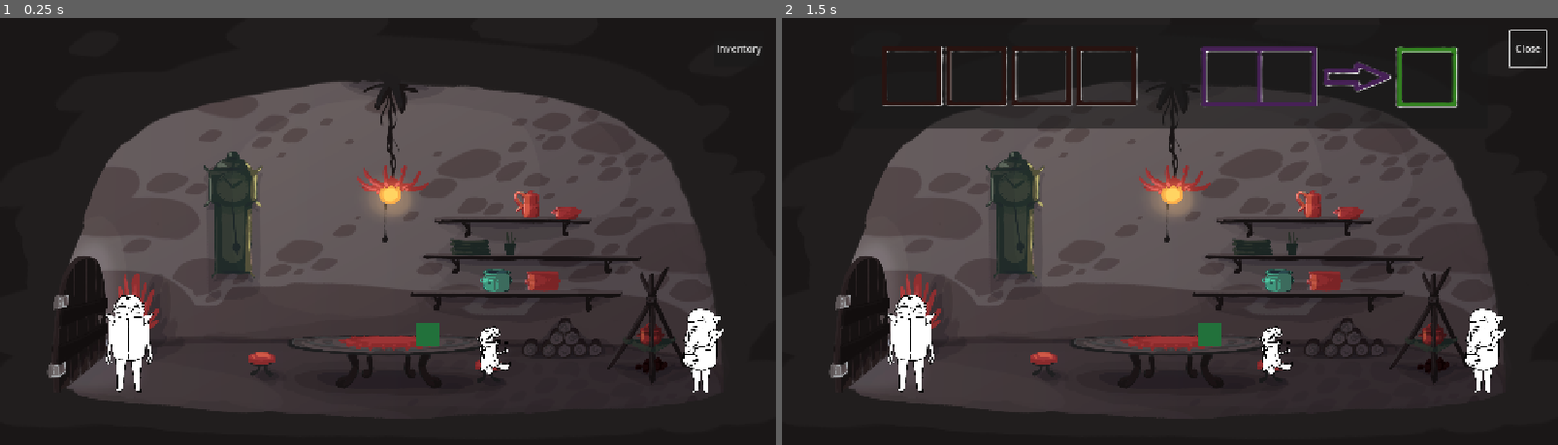
Above: before the commit, frames 1-2 (left to right).
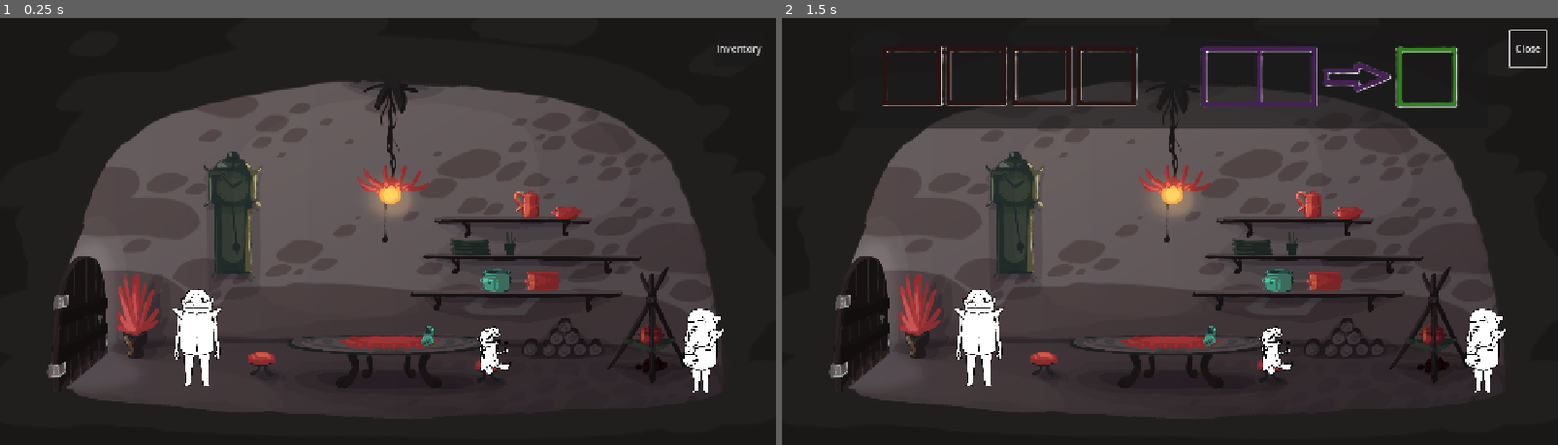
Above: after the commit, the same moments.

Repository: Rudolf-s-gang/projekt-1
Game: Godot game, scene res://scenes/game.tscn
Two runs of this game, one before a commit and one after it. Both use one fixed random seed, a clock stepped at 60 frames per second and the inputs below.
Inputs (mouse positions are in pixels of both pictures, inside the frame that each line leads up to):
- Up to frame 1 (0.25 s): no input
- Up to frame 2 (1.5 s): click "Inventory" at 0.5 s; move the mouse to (1340, 214) at 1.27 s; click (1340, 214) at 1.42 s

The runs differ from the first frame. In frame 1, 1.9% of the frame differs, in the area x 13-57%, y 63-88%; in frame 2, 1.9%.

Commit message:
feat: connect first room mechanics

Diff:
--- a/scenes/game.tscn
+++ b/scenes/game.tscn
@@ -24,6 +24,7 @@
 [ext_resource type="Texture2D" uid="uid://dd4874wq2youl" path="res://assets/sprites/animace/hodiny/hodiny_frame9.png" id="13_qouja"]
 [ext_resource type="Texture2D" uid="uid://bummay1euntbv" path="res://assets/sprites/vizuály/Inventar.png" id="23_bt5mj"]
 [ext_resource type="Script" uid="uid://dh5nb45bx3dxy" path="res://scripts/inventář.gd" id="23_e1j6l"]
+[ext_resource type="Texture2D" uid="uid://dsmogyxefrp54" path="res://assets/sprites/vizuály/soska.png" id="23_pl11u"]
 
 [sub_resource type="NavigationPolygon" id="NavigationPolygon_yqjtg"]
 vertices = PackedVector2Array(-3164.22, 580.922, -4140.66, 519.367, -3918.85, 418.539, -3129.52, 341.344, -2970.29, 465.352, -1453.15, 594.242, -1321.55, 494.328, 65.2891, 523.641, -48.4766, 436.617, 59.1484, 444.727, -288.578, 501.172, -674.492, 436.453, -1112.67, 398.953)
@@ -161,10 +162,8 @@
 [sub_resource type="RectangleShape2D" id="RectangleShape2D_vtaks"]
 size = Vector2(76, 195)
 
-[sub_resource type="CanvasTexture" id="CanvasTexture_37s47"]
-
 [sub_resource type="RectangleShape2D" id="RectangleShape2D_bt5mj"]
-size = Vector2(40, 39)
+size = Vector2(22, 39)
 
 [node name="Game" type="Node2D"]
 position = Vector2(639, 407)
@@ -172,7 +171,8 @@
 
 [node name="Player" parent="." instance=ExtResource("1_uwrxv")]
 visibility_layer = 513
-position = Vector2(-449, 315)
+z_index = 1
+position = Vector2(-331, 306)
 
 [node name="pozadí" type="Sprite2D" parent="."]
 z_index = -10
@@ -186,63 +186,131 @@
 scale = Vector2(0.262911, 0.450143)
 navigation_polygon = SubResource("NavigationPolygon_yqjtg")
 
-[node name="Hodiny" type="Area2D" parent="."]
-position = Vector2(-270, 14)
+[node name="Camera2D" type="Camera2D" parent="."]
+position = Vector2(-0.876221, 0)
+offset = Vector2(0, 50)
+zoom = Vector2(0.95, 0.95)
+
+[node name="interakce" type="Node" parent="."]
+
+[node name="Hodiny" type="Area2D" parent="interakce"]
+position = Vector2(369, 421)
 collision_layer = 2
 collision_mask = 0
 
-[node name="CollisionShape2D" type="CollisionShape2D" parent="Hodiny"]
+[node name="CollisionShape2D" type="CollisionShape2D" parent="interakce/Hodiny"]
 visible = false
 shape = SubResource("RectangleShape2D_yqjtg")
 
-[node name="AnimatedSprite2D" type="AnimatedSprite2D" parent="Hodiny"]
+[node name="AnimatedSprite2D" type="AnimatedSprite2D" parent="interakce/Hodiny"]
 position = Vector2(-2, 19)
 scale = Vector2(0.6, 0.6)
 sprite_frames = SubResource("SpriteFrames_pr1ej")
 autoplay = "default"
 frame_progress = 0.942104
 
-[node name="hrnec" parent="." instance=ExtResource("4_lbhrr")]
-position = Vector2(267, 122)
-
-[node name="CollisionShape2D" type="CollisionShape2D" parent="hrnec"]
+[node name="hrnec" parent="interakce" instance=ExtResource("4_lbhrr")]
+position = Vector2(906, 529)
+
+[node name="CollisionShape2D" type="CollisionShape2D" parent="interakce/hrnec"]
 position = Vector2(-79, 0)
 shape = SubResource("RectangleShape2D_iywne")
 
-[node name="Sprite2D" type="Sprite2D" parent="hrnec"]
+[node name="Sprite2D" type="Sprite2D" parent="interakce/hrnec"]
 position = Vector2(-80, 2)
 scale = Vector2(0.2, 0.2)
 texture = ExtResource("5_kvpfn")
 
-[node name="RodinaInterakce" parent="." groups=["family_dialogue"] instance=ExtResource("4_lbhrr")]
-position = Vector2(127, 62)
-
-[node name="Sprite2D" type="Sprite2D" parent="RodinaInterakce"]
+[node name="RodinaInterakce" parent="interakce" groups=["family_dialogue"] instance=ExtResource("4_lbhrr")]
+position = Vector2(766, 469)
+
+[node name="Sprite2D" type="Sprite2D" parent="interakce/RodinaInterakce"]
 position = Vector2(407, 170)
 scale = Vector2(0.12, 0.119)
 texture = ExtResource("6_kvpfn")
 
-[node name="CollisionShape2D" type="CollisionShape2D" parent="RodinaInterakce"]
+[node name="CollisionShape2D" type="CollisionShape2D" parent="interakce/RodinaInterakce"]
 position = Vector2(414, 186)
 scale = Vector2(0.0809247, 0.0800042)
 shape = SubResource("RectangleShape2D_p57ef")
 
-[node name="InteractionPoint" type="Marker2D" parent="RodinaInterakce"]
+[node name="InteractionPoint" type="Marker2D" parent="interakce/RodinaInterakce"]
 position = Vector2(218, 244)
 
-[node name="Sprite2D2" type="Sprite2D" parent="RodinaInterakce"]
+[node name="Sprite2D2" type="Sprite2D" parent="interakce/RodinaInterakce"]
 position = Vector2(61, 182)
 scale = Vector2(0.12, 0.12)
 texture = ExtResource("7_dinhu")
 
-[node name="CollisionShape2D2" type="CollisionShape2D" parent="RodinaInterakce"]
+[node name="CollisionShape2D2" type="CollisionShape2D" parent="interakce/RodinaInterakce"]
 position = Vector2(52.5, 184.75)
 shape = SubResource("RectangleShape2D_dinhu")
 
-[node name="DialogueUI" type="CanvasLayer" parent="."]
+[node name="dveře" parent="interakce" instance=ExtResource("4_lbhrr")]
+position = Vector2(639, 407)
+
+[node name="AnimatedSprite2D" type="AnimatedSprite2D" parent="interakce/dveře"]
+position = Vector2(-526, 190)
+scale = Vector2(0.65, 0.65)
+sprite_frames = SubResource("SpriteFrames_ssvqc")
+
+[node name="dveře-kolize" type="CollisionShape2D" parent="interakce/dveře"]
+position = Vector2(-534, 192)
+shape = SubResource("RectangleShape2D_vtaks")
+
+[node name="hračka" parent="interakce" instance=ExtResource("4_lbhrr")]
+position = Vector2(707, 630)
+
+[node name="Sprite2D" type="Sprite2D" parent="interakce/hračka"]
+scale = Vector2(0.12, 0.12)
+texture = ExtResource("23_pl11u")
+
+[node name="CollisionShape2D" type="CollisionShape2D" parent="interakce/hračka"]
+position = Vector2(0, -2)
+shape = SubResource("RectangleShape2D_bt5mj")
+
+[node name="textová okna" type="Node" parent="."]
+
+[node name="Inventář" type="CanvasLayer" parent="textová okna"]
+script = ExtResource("23_e1j6l")
+
+[node name="inventář-tlačítko" type="Button" parent="textová okna/Inventář"]
+anchors_preset = 1
+anchor_left = 1.0
+anchor_right = 1.0
+offset_left = -80.0
+offset_top = 20.0
+offset_right = -20.0
+offset_bottom = 80.0
+grow_horizontal = 0
+text = "Inventory"
+
+[node name="InventoryBackground" type="PanelContainer" parent="textová okna/Inventář"]
+visible = false
+anchors_preset = 5
+anchor_left = 0.5
+anchor_right = 0.5
+offset_left = -523.5
+offset_top = 10.0
+offset_right = 523.5
+offset_bottom = 182.0
+grow_horizontal = 2
+
+[node name="InventoryMargin" type="MarginContainer" parent="textová okna/Inventář/InventoryBackground"]
+layout_mode = 2
+theme_override_constants/margin_left = 40
+theme_override_constants/margin_top = 30
+theme_override_constants/margin_right = 40
+theme_override_constants/margin_bottom = 30
+
+[node name="InventoryPanel" type="TextureRect" parent="textová okna/Inventář/InventoryBackground/InventoryMargin"]
+layout_mode = 2
+texture = ExtResource("23_bt5mj")
+
+[node name="DialogueUI" type="CanvasLayer" parent="textová okna"]
 script = ExtResource("6_p57ef")
 
-[node name="DialoguePanel" type="PanelContainer" parent="DialogueUI"]
+[node name="DialoguePanel" type="PanelContainer" parent="textová okna/DialogueUI"]
 anchors_preset = 12
 anchor_top = 1.0
 anchor_right = 1.0
@@ -256,97 +324,28 @@
 size_flags_horizontal = 4
 size_flags_vertical = 8
 
-[node name="MarginContainer" type="MarginContainer" parent="DialogueUI/DialoguePanel"]
+[node name="MarginContainer" type="MarginContainer" parent="textová okna/DialogueUI/DialoguePanel"]
 layout_mode = 2
 theme_override_constants/margin_left = 20
 theme_override_constants/margin_top = 15
 theme_override_constants/margin_right = 20
 theme_override_constants/margin_bottom = 15
 
-[node name="VBoxContainer" type="VBoxContainer" parent="DialogueUI/DialoguePanel/MarginContainer"]
-layout_mode = 2
-
-[node name="SpeakerLabel" type="Label" parent="DialogueUI/DialoguePanel/MarginContainer/VBoxContainer"]
+[node name="VBoxContainer" type="VBoxContainer" parent="textová okna/DialogueUI/DialoguePanel/MarginContainer"]
+layout_mode = 2
+
+[node name="SpeakerLabel" type="Label" parent="textová okna/DialogueUI/DialoguePanel/MarginContainer/VBoxContainer"]
 layout_mode = 2
 theme_override_font_sizes/font_size = 20
 text = "Grunt"
 
-[node name="TextLabel" type="RichTextLabel" parent="DialogueUI/DialoguePanel/MarginContainer/VBoxContainer"]
+[node name="TextLabel" type="RichTextLabel" parent="textová okna/DialogueUI/DialoguePanel/MarginContainer/VBoxContainer"]
 custom_minimum_size = Vector2(0, 60)
 layout_mode = 2
 text = "Kde je večeře? Už mi kručí v břiše?
 "
 
-[node name="HintLabel" type="Label" parent="DialogueUI/DialoguePanel/MarginContainer/VBoxContainer"]
+[node name="HintLabel" type="Label" parent="textová okna/DialogueUI/DialoguePanel/MarginContainer/VBoxContainer"]
 layout_mode = 2
 text = "Kliknutím pokračuj"
 horizontal_alignment = 2
-
-[node name="Camera2D" type="Camera2D" parent="."]
-position = Vector2(-0.876221, 0)
-offset = Vector2(0, 50)
-zoom = Vector2(0.95, 0.95)
-
-[node name="dveře" parent="." instance=ExtResource("4_lbhrr")]
-
-[node name="AnimatedSprite2D" type="AnimatedSprite2D" parent="dveře"]
-position = Vector2(-526, 190)
-scale = Vector2(0.65, 0.65)
-sprite_frames = SubResource("SpriteFrames_ssvqc")
-
-[node name="dveře-kolize" type="CollisionShape2D" parent="dveře"]
-position = Vector2(-534, 192)
-shape = SubResource("RectangleShape2D_vtaks")
-
-[node name="hračka" parent="." instance=ExtResource("4_lbhrr")]
-position = Vector2(68, 223)
-
-[node name="Sprite2D" type="Sprite2D" parent="hračka"]
-texture = SubResource("CanvasTexture_37s47")
-
-[node name="ColorRect" type="ColorRect" parent="hračka"]
-offset_left = -21.0
-offset_top = -22.0
-offset_right = 19.0
-offset_bottom = 18.0
-color = Color(0.133937, 0.442363, 0.231342, 1)
-
-[node name="CollisionShape2D" type="CollisionShape2D" parent="hračka"]
-position = Vector2(-1, -2)
-shape = SubResource("RectangleShape2D_bt5mj")
-
-[node name="Inventář" type="CanvasLayer" parent="."]
-script = ExtResource("23_e1j6l")
-
-[node name="inventář-tlačítko" type="Button" parent="Inventář"]
-anchors_preset = 1
-anchor_left = 1.0
-anchor_right = 1.0
-offset_left = -80.0
-offset_top = 20.0
-offset_right = -20.0
-offset_bottom = 80.0
-grow_horizontal = 0
-text = "Inventory"
-
-[node name="InventoryBackground" type="PanelContainer" parent="Inventář"]
-visible = false
-anchors_preset = 5
-anchor_left = 0.5
-anchor_right = 0.5
-offset_left = -523.5
-offset_top = 10.0
-offset_right = 523.5
-offset_bottom = 182.0
-grow_horizontal = 2
-
-[node name="InventoryMargin" type="MarginContainer" parent="Inventář/InventoryBackground"]
-layout_mode = 2
-theme_override_constants/margin_left = 40
-theme_override_constants/margin_top = 30
-theme_override_constants/margin_right = 40
-theme_override_constants/margin_bottom = 30
-
-[node name="InventoryPanel" type="TextureRect" parent="Inventář/InventoryBackground/InventoryMargin"]
-layout_mode = 2
-texture = ExtResource("23_bt5mj")
--- a/scripts/game.gd
+++ b/scripts/game.gd
@@ -55,13 +55,13 @@
 # @onready znamená, že se hodnota načte až po vytvoření uzlů scény.
 @onready var navigation_region: NavigationRegion2D = $NavigationRegion2D
 
-# Hlavní scéna bude řídit hráče a dialog.
+# Hlavní scéna bude řídit hráče, dialog a inventář.
 @onready var player = $Player
-@onready var dialogue_ui = $DialogueUI
+@onready var dialogue_ui = $"textová okna/DialogueUI"
+@onready var inventory_ui = $"textová okna/Inventář"
 
 # Bod, ke kterému hráč přijde před zahájením rodinného dialogu.
-@onready var family_interaction_point: Marker2D = $RodinaInterakce/InteractionPoint
-
+@onready var family_interaction_point: Marker2D = $interakce/RodinaInterakce/InteractionPoint
 # Pamatujeme si současný kurzor.
 # Díky tomu ho nebudeme zbytečně nastavovat šedesátkrát za sekundu.
 var current_cursor := Input.CURSOR_ARROW
@@ -79,10 +79,17 @@
 
 	# Po skončení dialogu se zavolá funkce, která hráče uvolní.
 	dialogue_ui.dialogue_finished.connect(_on_dialogue_finished)
+	# Otevření a zavření inventáře oznámíme hlavní scéně.
+	inventory_ui.inventory_opened.connect(_on_inventory_opened)
+	inventory_ui.inventory_closed.connect(_on_inventory_closed)
 
 func _input(event: InputEvent) -> void:
 	# Během rozhovoru kliknutí zpracovává DialogueUI.
 	if dialogue_ui.is_active:
+		return
+
+	# Při otevřeném inventáři nesmí kliknutí ovládat místnost.
+	if inventory_ui.is_open:
 		return
 
 	# Pokračujeme pouze při stisknutí levého tlačítka.
@@ -117,6 +124,11 @@
 
 
 func _physics_process(_delta: float) -> void:
+	# Během dialogu a práce s inventářem nepoužíváme
+	# kurzory určené pro objekty v herním světě.
+	if dialogue_ui.is_active or inventory_ui.is_open:
+		set_cursor(Input.CURSOR_ARROW)
+		return
 	# Pozice myši v souřadnicích herního světa.
 	# Funguje správně i při použití Camera2D.
 	var mouse_position := get_global_mouse_position()
@@ -201,6 +213,7 @@
 
 	# Hráč během dialogu nesmí chodit.
 	player.set_movement_enabled(false)
+	inventory_ui.set_available(false)
 
 	# Předáme připravené repliky dialogovému rozhraní.
 	dialogue_ui.start_dialogue(FAMILY_DIALOGUE)
@@ -209,3 +222,21 @@
 func _on_dialogue_finished() -> void:
 	# Po poslední replice znovu povolíme pohyb.
 	player.set_movement_enabled(true)
+	inventory_ui.set_available(true)
+
+
+func _on_inventory_opened() -> void:
+	# Otevření inventáře zastaví rozehranou cestu
+	# a zobrazí stojící postavu zepředu.
+	player.set_movement_enabled(false)
+
+	# Pokud hráč mířil k rodině, čekající rozhovor zrušíme.
+	# Jinak by se mohl spustit až po některé pozdější cestě.
+	pending_family_dialogue = false
+
+
+func _on_inventory_closed() -> void:
+	# Po zavření inventáře znovu povolíme pohyb.
+	# Podmínka chrání hráče pro případ, že právě probíhá dialog.
+	if not dialogue_ui.is_active:
+		player.set_movement_enabled(true)
--- a/scripts/inventář.gd
+++ b/scripts/inventář.gd
@@ -34,3 +34,16 @@
 	else:
 		inventory_button.text = "Inventory"
 		inventory_closed.emit()
+
+
+func set_available(available: bool) -> void:
+	# Disabled znamená, že tlačítko nereaguje na kliknutí.
+	inventory_button.disabled = not available
+
+	# Pokud inventář zakážeme ve chvíli, kdy je otevřený,
+	# bezpečně ho také zavřeme.
+	if not available and is_open:
+		is_open = false
+		inventory_background.hide()
+		inventory_button.text = "Inventory"
+		inventory_closed.emit()
